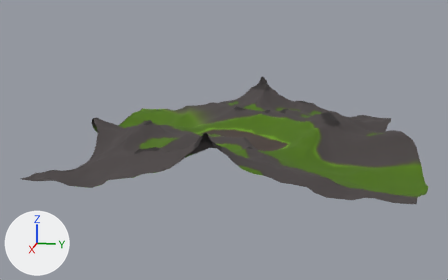
Two versions of the Blender file maps/extras/height_map/height_map.blend, one commit apart.
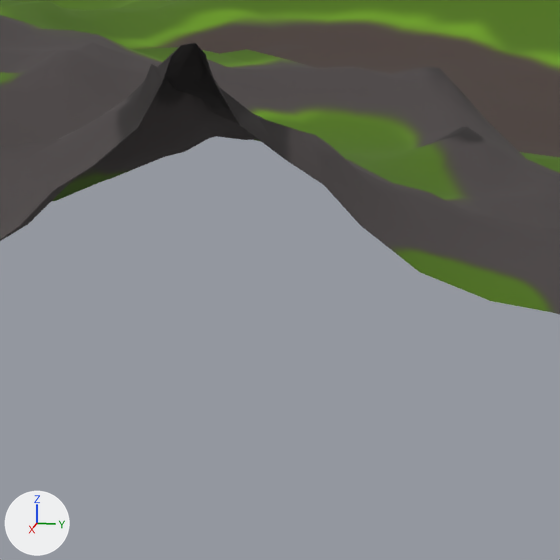
Old and new are each drawn whole from a camera (50 mm lens) standing at (961.0, 165.0, 227.0) and looking at (8.0, -26.0, -11.0) and again close up on the part from 39% to 59% of the width and 45% to 77% of the height. The lights are fixed; the arrows at lower left show +X, +Y and +Z. Objects named as collision shapes, trigger or cutter boxes, shadow casters or lower levels of detail are left out.
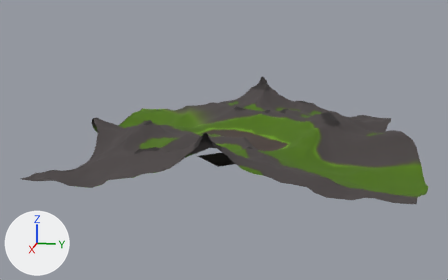
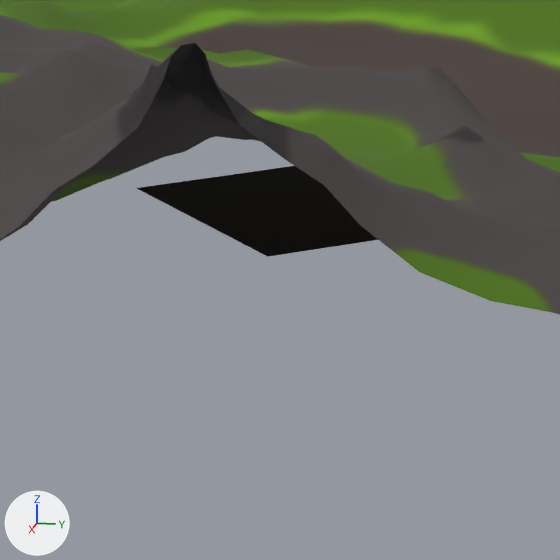
Where the change shows, as pixel boxes (x1, y1, x2, y2) in the close-ups (560 x 560 px):
'Room', added (black): after (137, 166, 378, 257)

What the commit changed:
Mesh me_plane_006 is new.
It has 4 vertices, 1 face and spans x -25.0..25.0, y -25.0..25.0, z 0.0.
It uses material mat_material_002 (picture img_untitled).
Object 'Room' (ob_room) is new; it shows me_plane_006.
Its location is (-33.2, -40.0, -55.5).
Its rotation in degrees is (0, 0, 40).
Its scale is (1.52, 1.0, 1.0).
